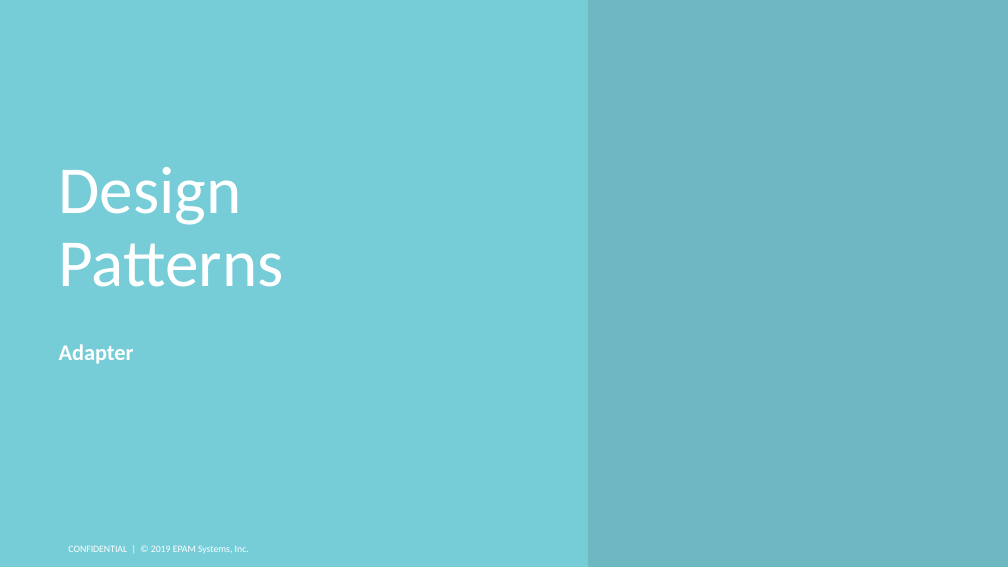
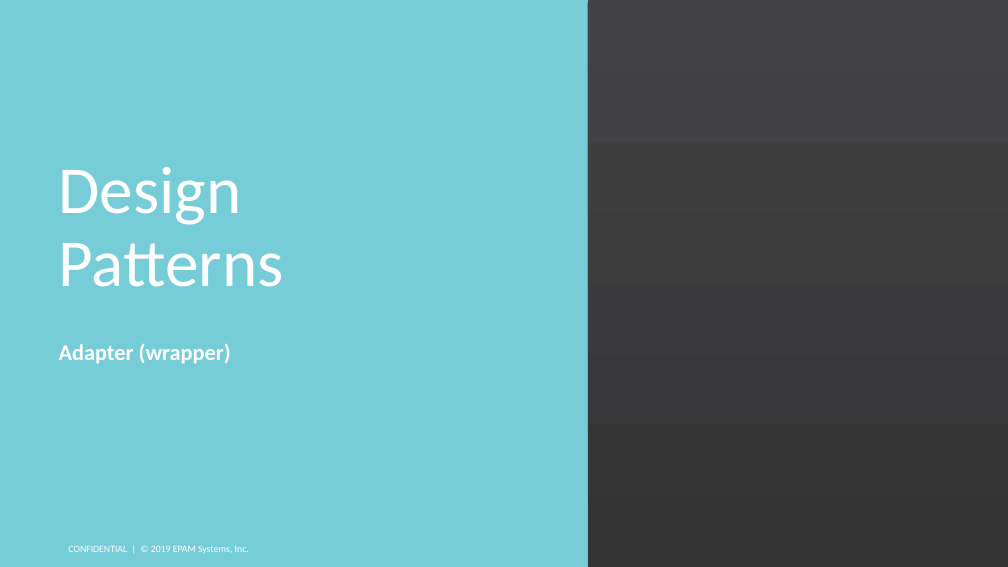
Before and after one commit to DenisPonizovkin/presentations, a slide deck: slide 21 of DesignPatterns.pptx. Drawn at 1008x567 pixels with LibreOffice and Linux fonts; fonts in the diff are those of the drawing; background and template pictures are left out. Boxes give left, top, right and bottom in pixels: in the first picture for what was removed or moved away, otherwise in the second. Text is boxed around its words. In the diff, an @@ line names an element or a change of style, - is before the commit and + after.

Commit message:
structure patterns finishing

```diff
--- a/DesignPatterns.pptx
+++ b/DesignPatterns.pptx
@@ rectangle at (588,0,1007,566): fill #464547 at 15% opacity to gradient #343334 to #434244; shadow on @@
@@ text at (59,343,231,364): text changed @@
-Adapter
+Adapter (wrapper)
```
Also in this commit, not shown: 37 other slides changed, 16 slides added, 1 slide removed, 5 other files.
